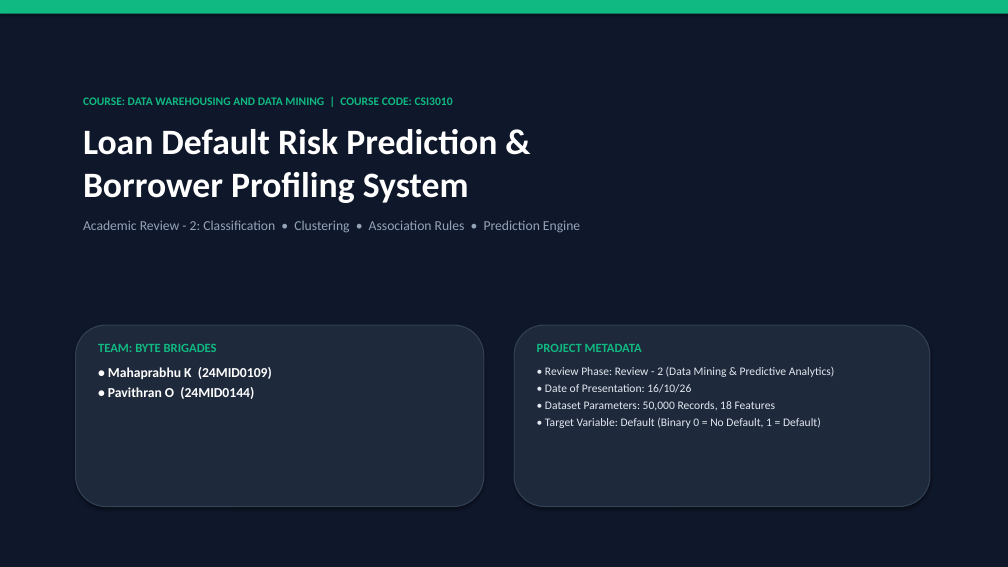
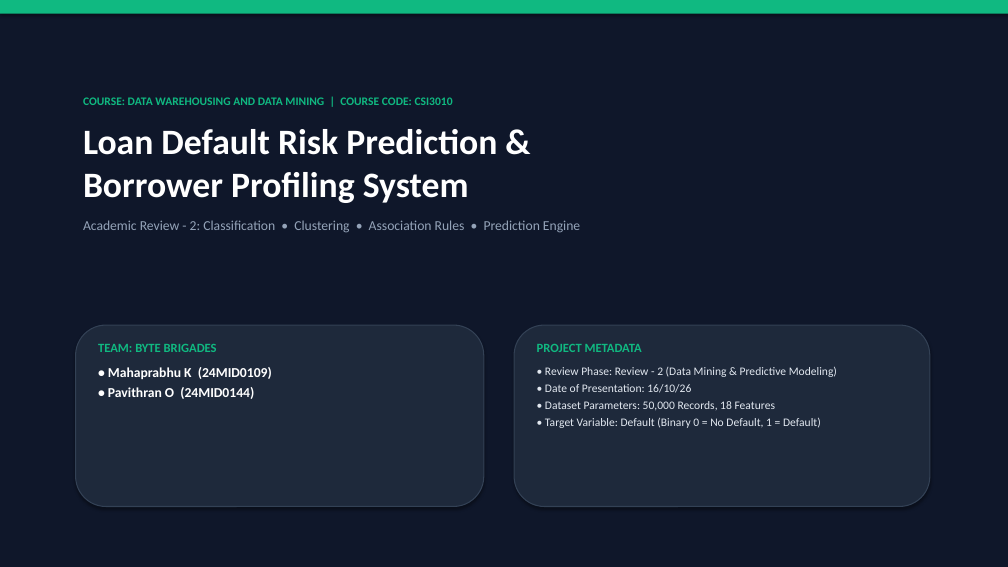
Before and after one commit to MahaprabhuK/Byte_Brigades_Loan_Default, a slide deck: slide 1 of Review2_ByteBrigades_LoanDefault.pptx. Drawn at 1008x567 pixels with LibreOffice and Linux fonts; fonts in the diff are those of the drawing. Boxes give left, top, right and bottom in pixels: in the first picture for what was removed or moved away, otherwise in the second. Text is boxed around its words. In the diff, an @@ line names an element or a change of style, - is before the commit and + after.

```diff
--- a/Review2_ByteBrigades_LoanDefault.pptx
+++ b/Review2_ByteBrigades_LoanDefault.pptx
@@ text at bbox=[545, 367, 837, 377]: text changed @@
-• Review Phase: Review - 2 (Data Mining & Predictive Analytics)
+• Review Phase: Review - 2 (Data Mining & Predictive Modeling)
```
Also in this commit, not shown: 2 other slides changed, 4 slides added, 1 other file.
